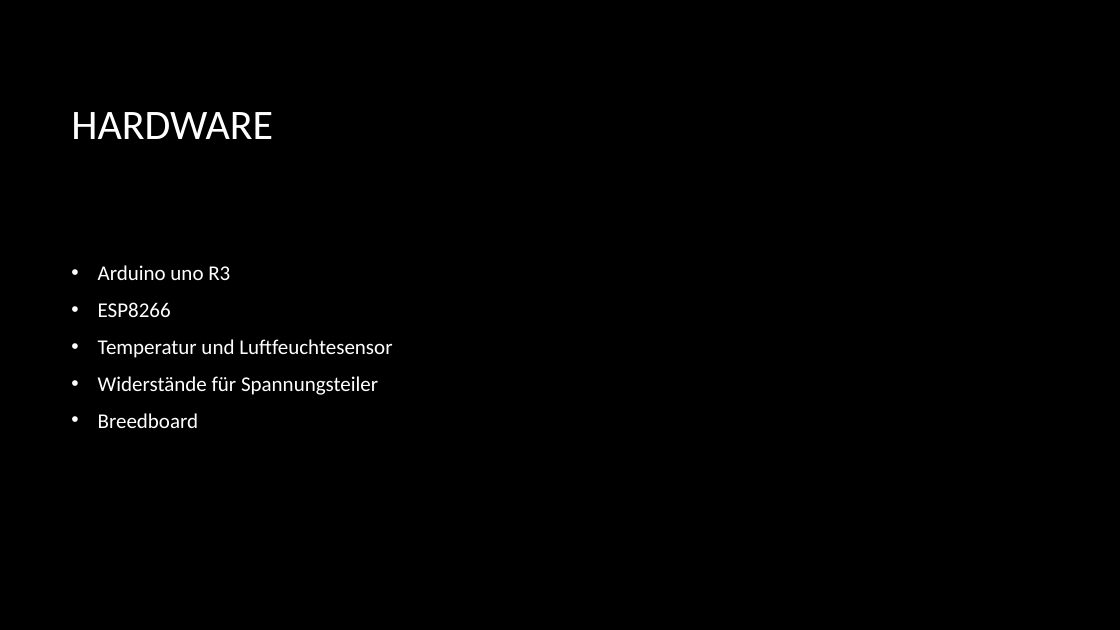
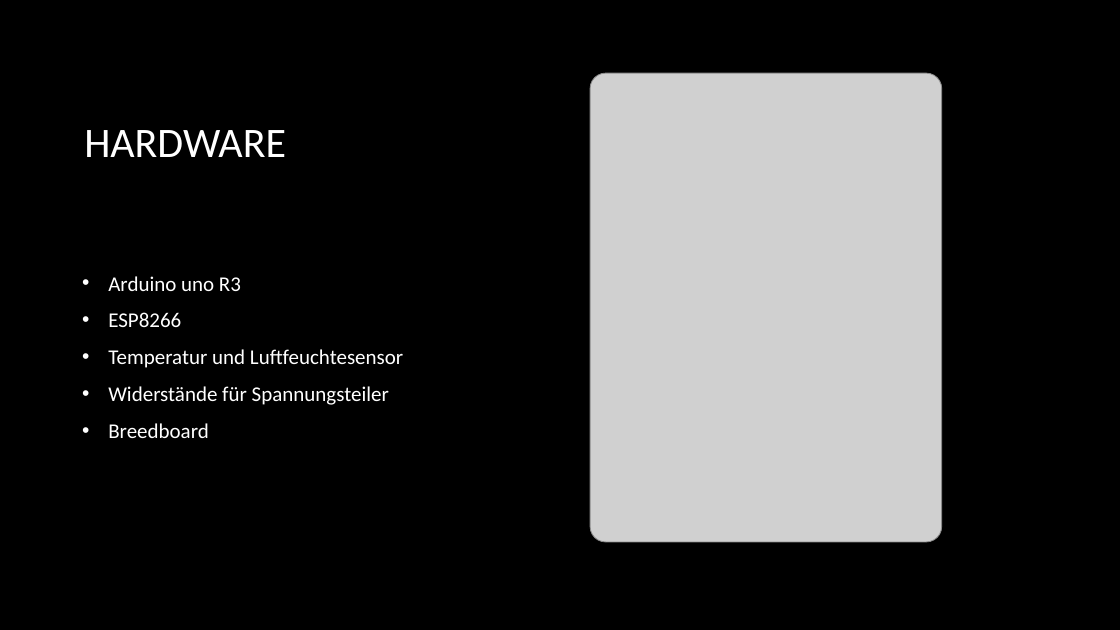
Before and after one commit to Killerponix/Wetterstation, a slide deck: slide 3 of Wetterstation mit datenbank und webseite.pptx. Drawn at 1120x630 pixels with LibreOffice and Linux fonts; fonts in the diff are those of the drawing; grey boxes stand for pictures; background and template pictures are left out. Boxes give left, top, right and bottom in pixels: in the first picture for what was removed or moved away, otherwise in the second. Text is boxed around its words. In the diff, an @@ line names an element or a change of style, - is before the commit and + after.

Commit message:
Update

```diff
--- a/Wetterstation mit datenbank und webseite.pptx
+++ b/Wetterstation mit datenbank und webseite.pptx
@@ title "HARDWARE": place and size @@
-title "HARDWARE" at (71, 112, 273, 139)
+title "HARDWARE" at (84, 130, 286, 157)
@@ picture added at (590, 74, 942, 542) @@
@@ text "Arduino uno R3": place and size @@
-text "Arduino uno R3" at (98, 265, 392, 428)
+text "Arduino uno R3" at (108, 276, 403, 438)
```
Also in this commit, not shown: 4 other slides changed, 2 slides removed.
